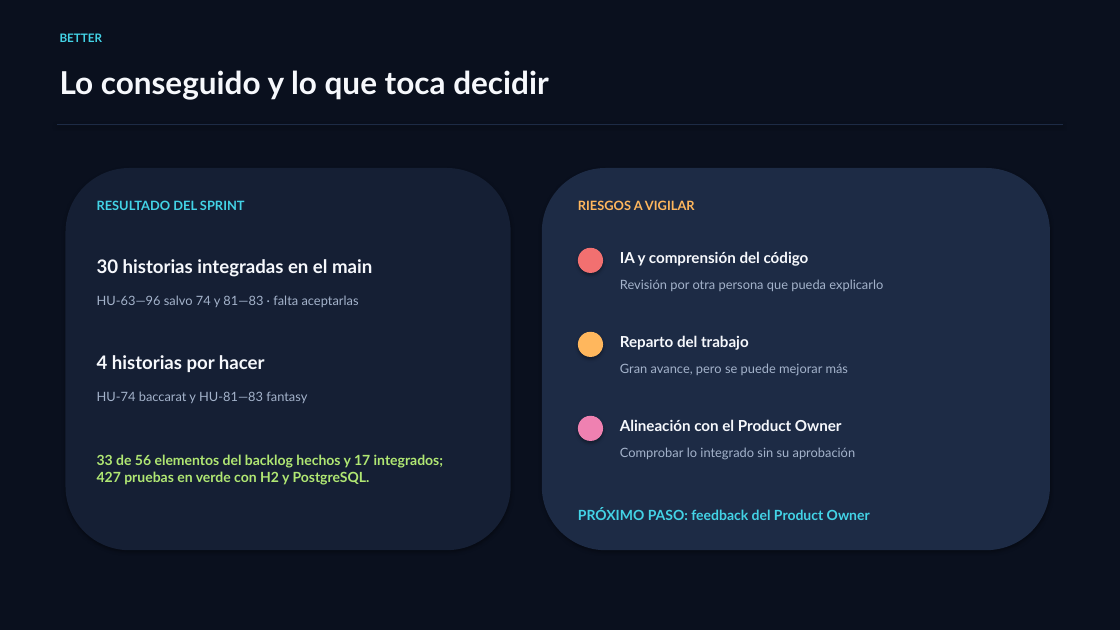
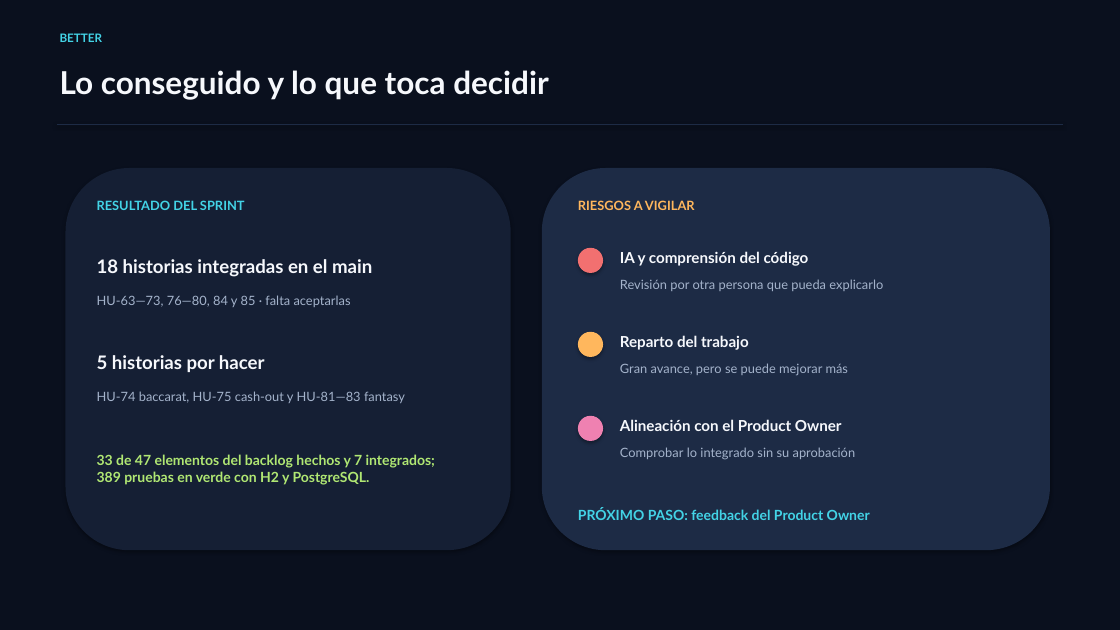
Before and after one commit to riverri/IS1, a slide deck: slide 6 of docs/presentaciones/presentacion4.pptx. Drawn at 1120x630 pixels with LibreOffice and Linux fonts; fonts in the diff are those of the drawing. Boxes give left, top, right and bottom in pixels: in the first picture for what was removed or moved away, otherwise in the second. Text is boxed around its words. In the diff, an @@ line names an element or a change of style, - is before the commit and + after.

```diff
--- a/docs/presentaciones/presentacion4.pptx
+++ b/docs/presentaciones/presentacion4.pptx
@@ text at box(97, 259, 372, 277): text changed @@
-30 historias integradas en el main
+18 historias integradas en el main
@@ text at box(97, 295, 351, 307): text changed @@
-HU-63—96 salvo 74 y 81—83 · falta aceptarlas
+HU-63—73, 76—80, 84 y 85 · falta aceptarlas
@@ text at box(97, 355, 265, 372): text changed @@
-4 historias por hacer
+5 historias por hacer
@@ text at box(97, 391, 405, 403): text changed @@
-HU-74 baccarat y HU-81—83 fantasy
+HU-74 baccarat, HU-75 cash-out y HU-81—83 fantasy
@@ text at box(97, 454, 435, 485): text changed @@
-33 de 56 elementos del backlog hechos y 17 integrados; 427 pruebas en verde con H2 y PostgreSQL.
+33 de 47 elementos del backlog hechos y 7 integrados; 389 pruebas en verde con H2 y PostgreSQL.
```
Also in this commit, not shown: 3 other slides changed, 3 other files.
